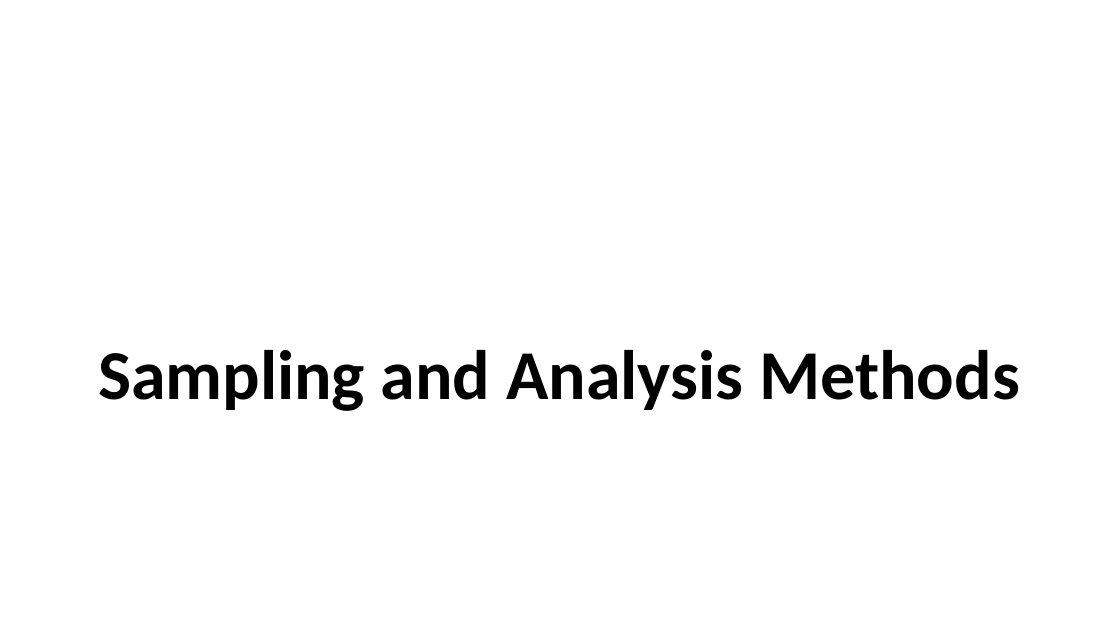
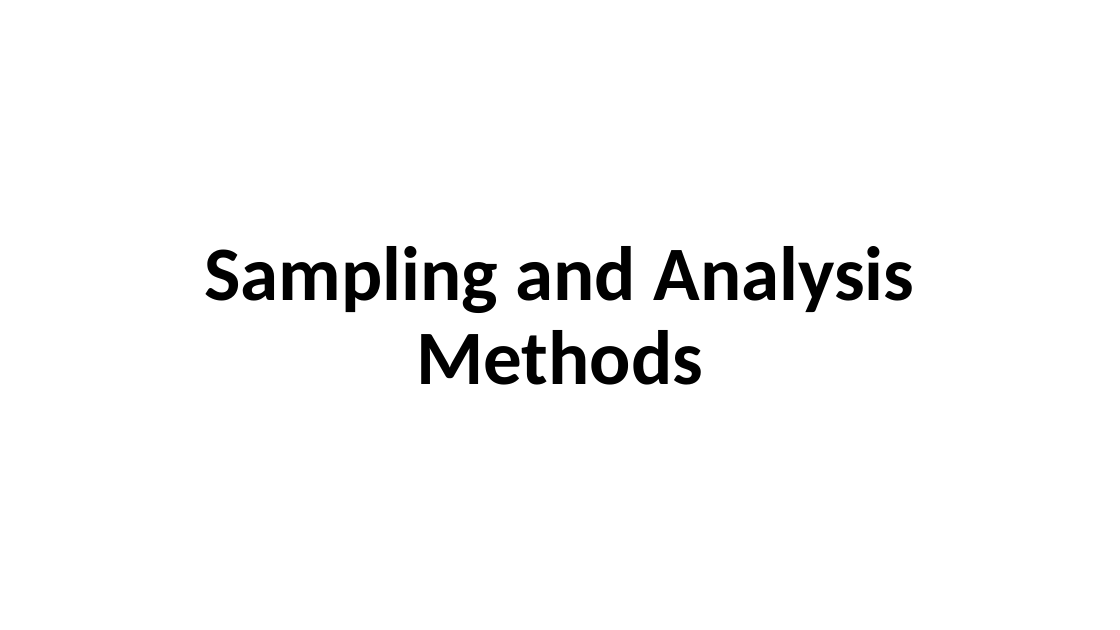
Before and after one commit to LukeABobay/larval-fish-community-analysis, a slide deck: slide 7 of PICES 2026 Presentation.pptx. Drawn at 1120x630 pixels with LibreOffice and Linux fonts; fonts in the diff are those of the drawing. Boxes give left, top, right and bottom in pixels: in the first picture for what was removed or moved away, otherwise in the second. Text is boxed around its words. In the diff, an @@ line names an element or a change of style, - is before the commit and + after.

```diff
--- a/PICES 2026 Presentation.pptx
+++ b/PICES 2026 Presentation.pptx
@@ title "Sampling and Analysis Methods": place and size @@
-title "Sampling and Analysis Methods" at [98, 350, 1020, 411]
+title "Sampling and Analysis Methods" at [205, 246, 915, 385]
@@ title "Sampling and Analysis Methods" at [205, 246, 915, 385]: size 60 to 66 pt @@
```
Also in this commit, not shown: 20 other slides changed, 1 slide added, 4 slides removed.
